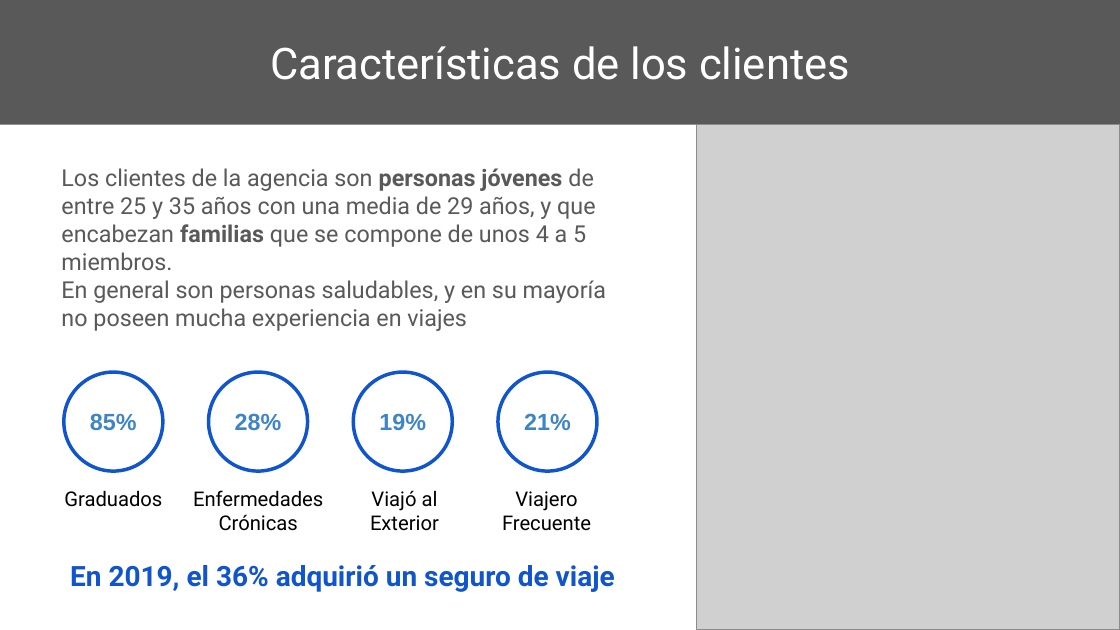
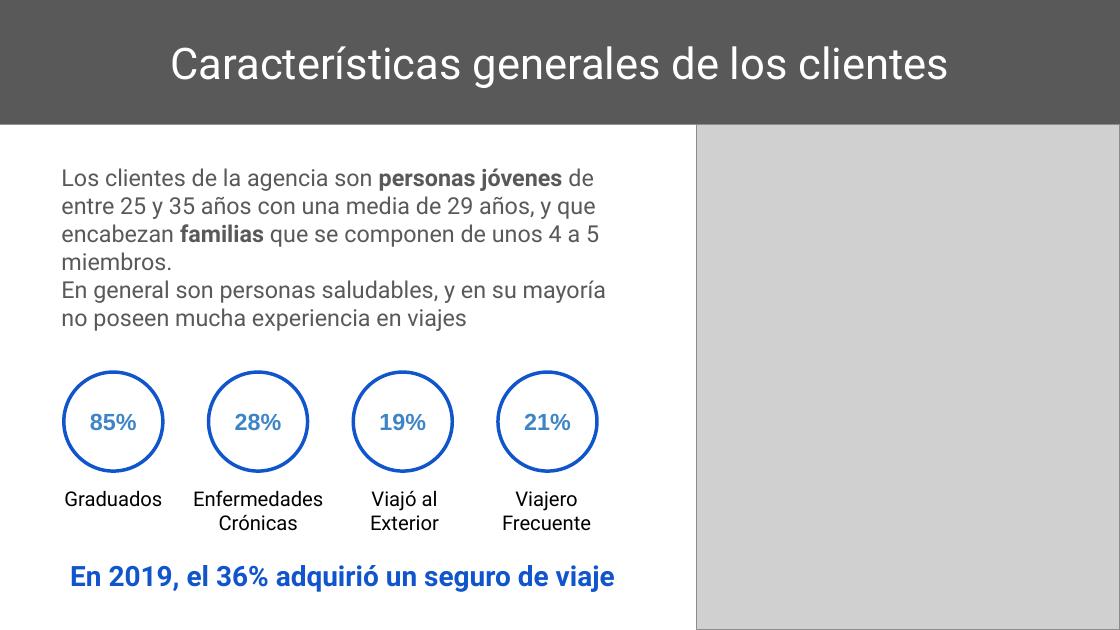
Before and after one commit to LeandroHornos/Travel-Insurance, a slide deck: slide 5 of Travel Insurance - Leandro Hornos.pptx. Drawn at 1120x630 pixels with LibreOffice and Linux fonts; fonts in the diff are those of the drawing; grey boxes stand for pictures. Boxes give left, top, right and bottom in pixels: in the first picture for what was removed or moved away, otherwise in the second. Text is boxed around its words. In the diff, an @@ line names an element or a change of style, - is before the commit and + after.

```diff
--- a/Travel Insurance - Leandro Hornos.pptx
+++ b/Travel Insurance - Leandro Hornos.pptx
@@ title at [171,46,950,88]: text changed @@
-Características de los clientes
+Características generales de los clientes
@@ text at [61,168,599,270]: text changed @@
-Los clientes de la agencia son personas jóvenes de entre 25 y 35 años con una media de 29 años, y que encabezan familias que se compone de unos 4 a 5 miembros.
+Los clientes de la agencia son personas jóvenes de entre 25 y 35 años con una media de 29 años, y que encabezan familias que se componen de unos 4 a 5 miembros.
```
Also in this commit, not shown: 1 other slide changed, 8 slides added, 1 slide removed, 2 other files.
